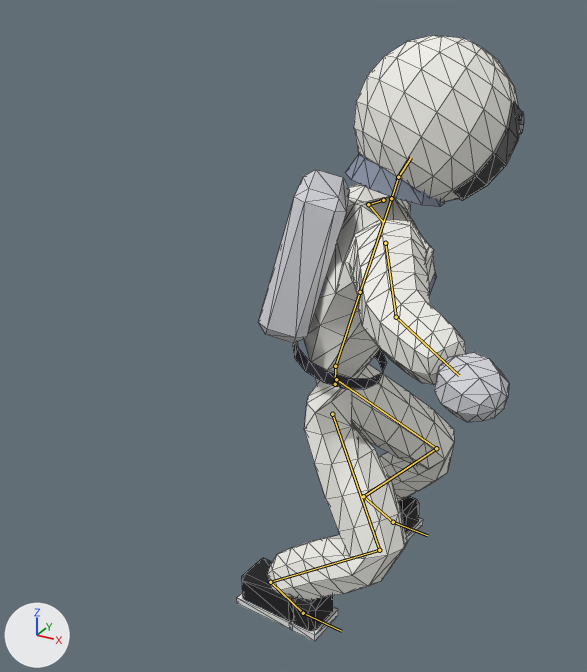
Renders of the glTF model public/models/lou-gnar.glb from each side of a commit.
One viewpoint serves both versions: a 50 mm camera at (0.934, -1.955, 2.178) aimed at (-0.158, 0.03, 1.185). Arrows for +X, +Y and +Z are at lower left; the lights stay in place. The older version comes first. Both versions are drawn at frame 5 of the action 'fs180'; the numbers are the values there. The bones that change, and the others that lie on the model, are drawn over the model as lines. Mesh edges are drawn as thin lines.

Names of what the first picture shows: 'LouGnar'.
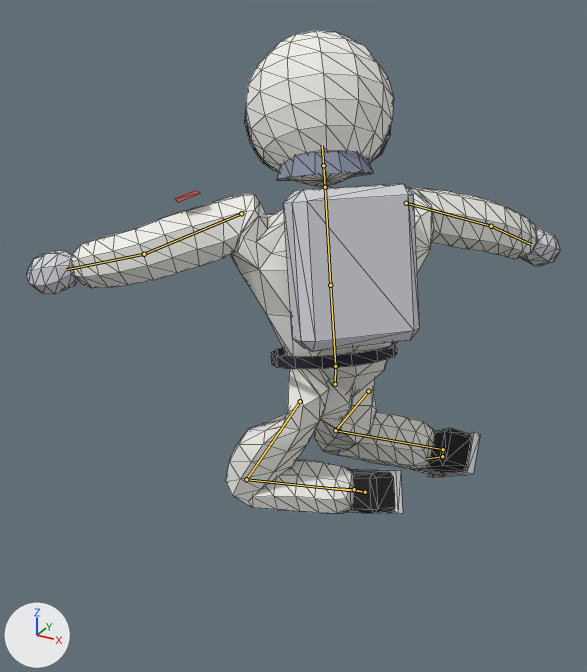
Changed parts and their boxes [x1, y1, x2, y2] in the pictures (587 x 672 px):
'LouGnar', posed (85% wider, 20% shorter)
    before: [237, 35, 524, 641]
    after: [27, 30, 560, 514]
bone 'LeftUpLeg', root to tip
    before: (336, 379) to (436, 448)
    after: (300, 401) to (246, 479)
bone 'LeftLeg', root to tip
    before: (436, 448) to (363, 496)
    after: (246, 479) to (365, 492)
bone 'LeftFoot', root to tip
    before: (363, 496) to (393, 522)
    after: (365, 492) to (354, 489)
bone 'RightUpLeg', root to tip
    before: (332, 414) to (379, 550)
    after: (368, 391) to (335, 430)
bone 'RightLeg', root to tip
    before: (379, 550) to (270, 582)
    after: (335, 430) to (443, 449)
bone 'RightFoot', root to tip
    before: (270, 582) to (303, 613)
    after: (443, 449) to (442, 456)
bone 'Spine', root to tip
    before: (335, 366) to (360, 292)
    after: (335, 366) to (330, 285)
bone 'LeftArm', root to tip
    before: (383, 200) to (368, 204)
    after: (241, 213) to (144, 254)
bone 'Head', root to tip
    before: (398, 177) to (411, 157)
    after: (323, 165) to (322, 145)
bone 'RightArm', root to tip
    before: (385, 243) to (396, 317)
    after: (406, 203) to (491, 226)

The edits, one by one:
Bone 'Hips' (bone_hips) turns from (0, 113, 0) to (0, -133, 0) degrees about its own x, y and z.
Bone 'LeftUpLeg' (bone_leftupleg) turns from (-105, 33, -118) to (31, -140, -41) degrees about its own x, y and z.
Bone 'LeftLeg' (bone_leftleg) turns from (-3, 18, 90) to (12, 34, -121) degrees about its own x, y and z.
Bone 'LeftFoot' (bone_leftfoot) turns from (-20, -27, -82) to (-20, 17, 119) degrees about its own x, y and z.
Bone 'RightUpLeg' (bone_rightupleg) turns from (39, 126, 66) to (54, -149, -35) degrees about its own x, y and z.
Bone 'RightLeg' (bone_rightleg) turns from (0, -16, 89) to (7, 0, -129) degrees about its own x, y and z.
Bone 'RightFoot' (bone_rightfoot) turns from (-31, -16, -89) to (-11, 22, 113) degrees about its own x, y and z.
Bone 'Spine' (bone_spine) turns from (16, 1, -2) to (16, 0, 1) degrees about its own x, y and z.
Bone 'LeftArm' (bone_leftarm) turns from (5, 14, -72) to (-7, -19, -69) degrees about its own x, y and z.
Bone 'Head' (bone_head) turns from (18, 31, 0) to (18, -15, 0) degrees about its own x, y and z.
Bone 'RightArm' (bone_rightarm) turns from (-11, 29, 68) to (1, -5, 73) degrees about its own x, y and z.
